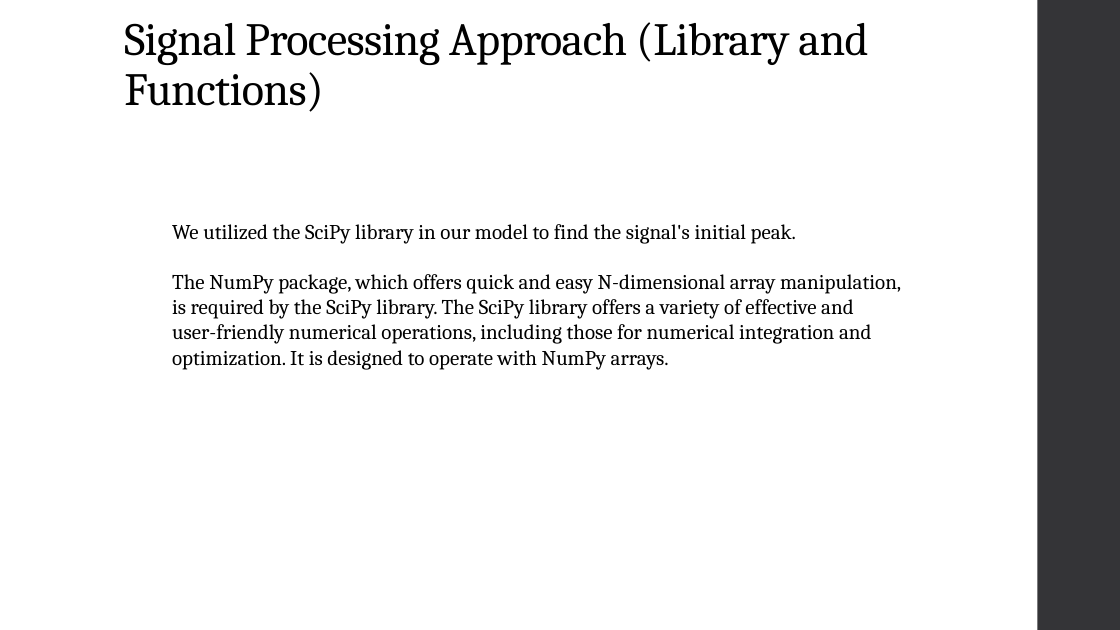
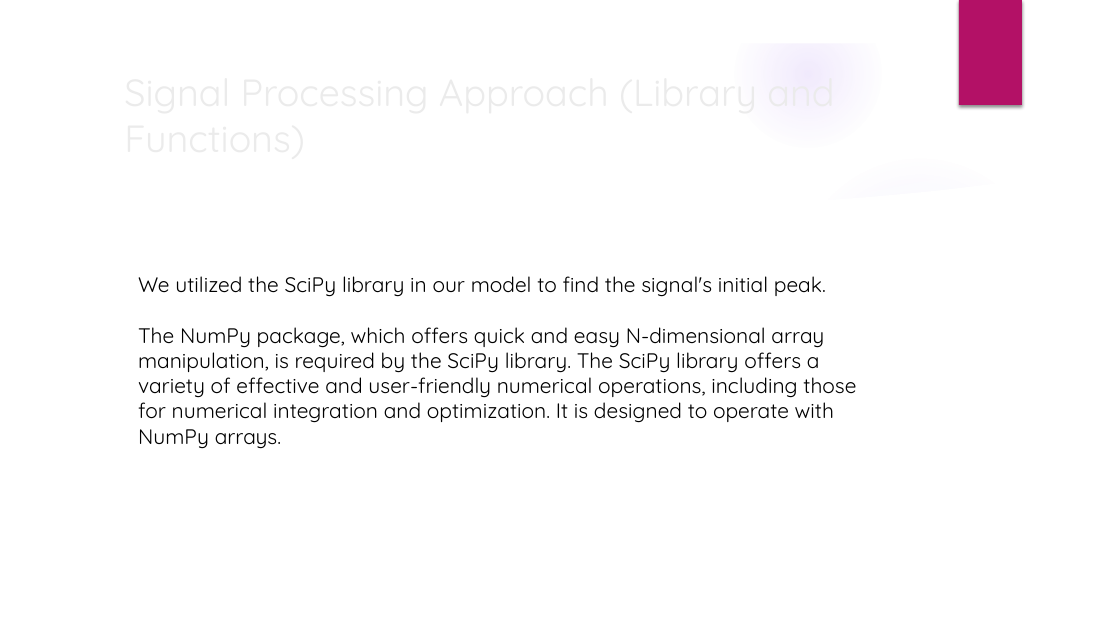
Before and after one commit to touqir105/Computational-Intelligence-First-Peak-Detection, a slide deck: slide 4 of CI_Presentation.pptx. Drawn at 1120x630 pixels with LibreOffice and Linux fonts; fonts in the diff are those of the drawing; background and template pictures are left out. Boxes give left, top, right and bottom in pixels: in the first picture for what was removed or moved away, otherwise in the second. Text is boxed around its words. In the diff, an @@ line names an element or a change of style, - is before the commit and + after.

```diff
--- a/CI_Presentation.pptx
+++ b/CI_Presentation.pptx
@@ group added at [0,0,1120,630]: 4 ellipses, 3 freeform shapes @@
@@ rectangle added at [959,0,1022,105], fill #B31166 @@
@@ rectangle removed at [1038,0,1120,630] @@
@@ title "Signal Processing Approach (Library and ..." at [325,276,712,393]: size 39.6 to 32.4 pt, font Cambria to Quicksand, text colour #000000 to #EBEBEB, letter spacing -0.5 to 0 pt; line spacing 0.9 to 1; vertical alignment bottom to middle @@
@@ text "We utilized the SciPy library ...": place and size @@
-text "We utilized the SciPy library ..." at [172,224,901,370]
+text "We utilized the SciPy library ..." at [138,276,856,449]
@@ text "We utilized the SciPy library ..." at [138,276,856,449]: font Cambria to Quicksand @@
```
Also in this commit, not shown: 11 other slides changed.
